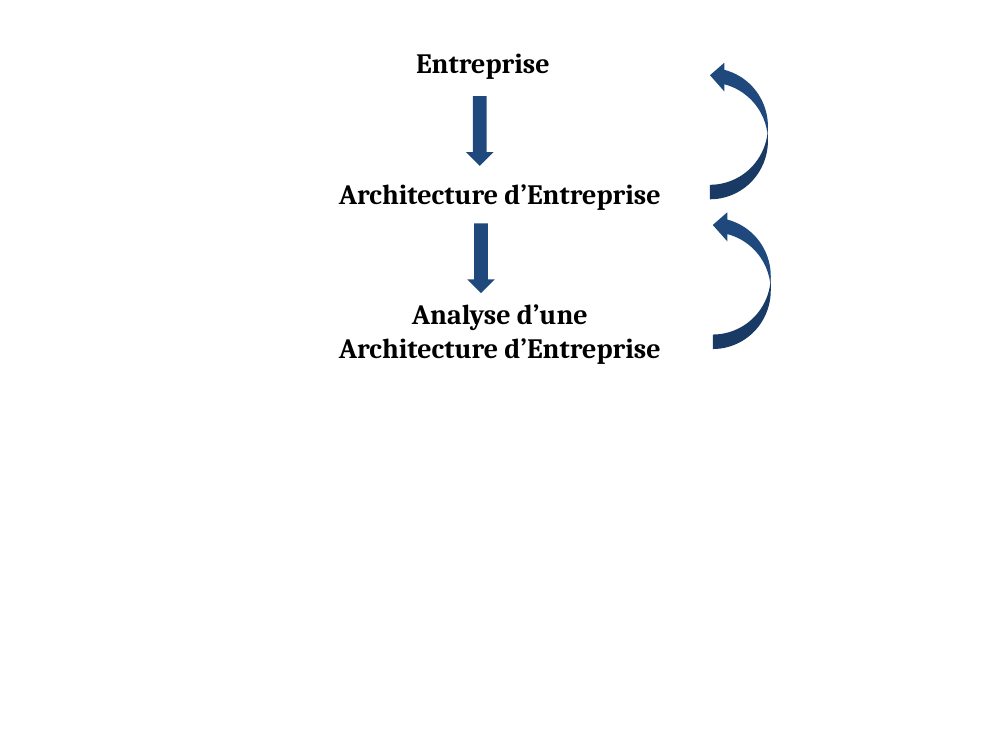
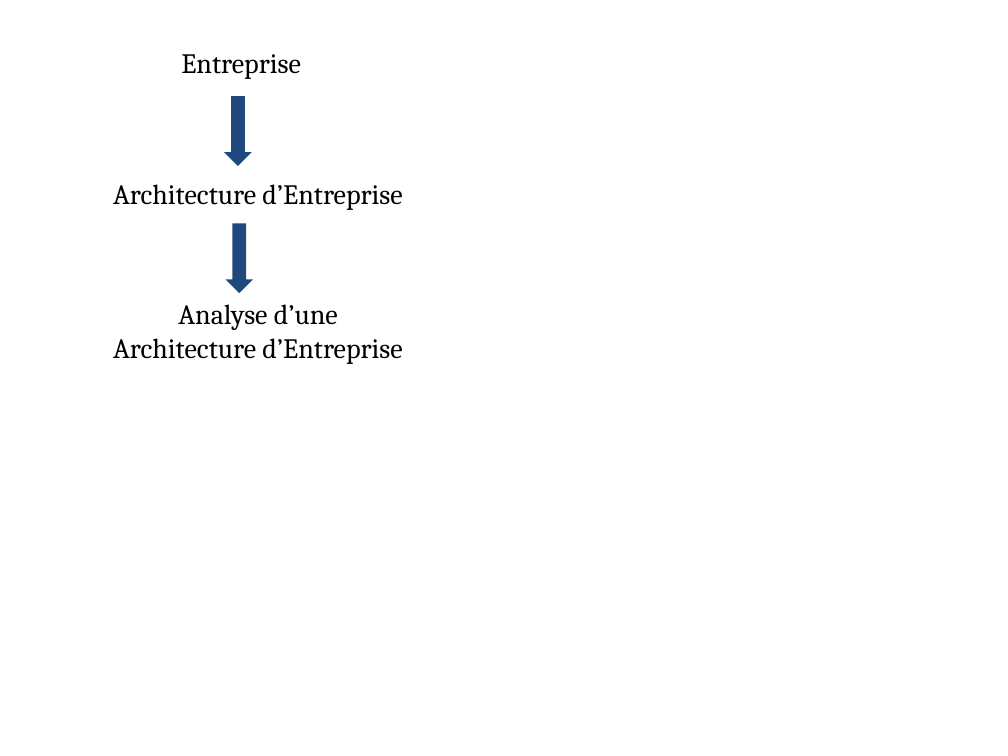
Before and after one commit to rachida-sghr/these, a slide deck: slide 8 of soutenance/images/impacts.pptx (slide 2 before the commit). Drawn at 1008x756 pixels with LibreOffice and Linux fonts; fonts in the diff are those of the drawing. Boxes give left, top, right and bottom in pixels: in the first picture for what was removed or moved away, otherwise in the second. Text is boxed around its words. In the diff, an @@ line names an element or a change of style, - is before the commit and + after.

```diff
--- a/soutenance/images/impacts.pptx
+++ b/soutenance/images/impacts.pptx
@@ bold off in 3 elements at (113,184,402,210), (113,304,402,364), (181,54,301,79) @@
@@ curved left arrow removed at (710,60,768,199) @@
@@ 3 texts, 2 down arrows: place and size @@
-3 texts, 2 down arrows at (339,53,660,364)
+3 texts, 2 down arrows at (113,54,402,364)
@@ curved left arrow removed at (713,211,771,349) @@
```
Also in this commit, not shown: 1 other slide changed, 5 slides added, 21 other files.
